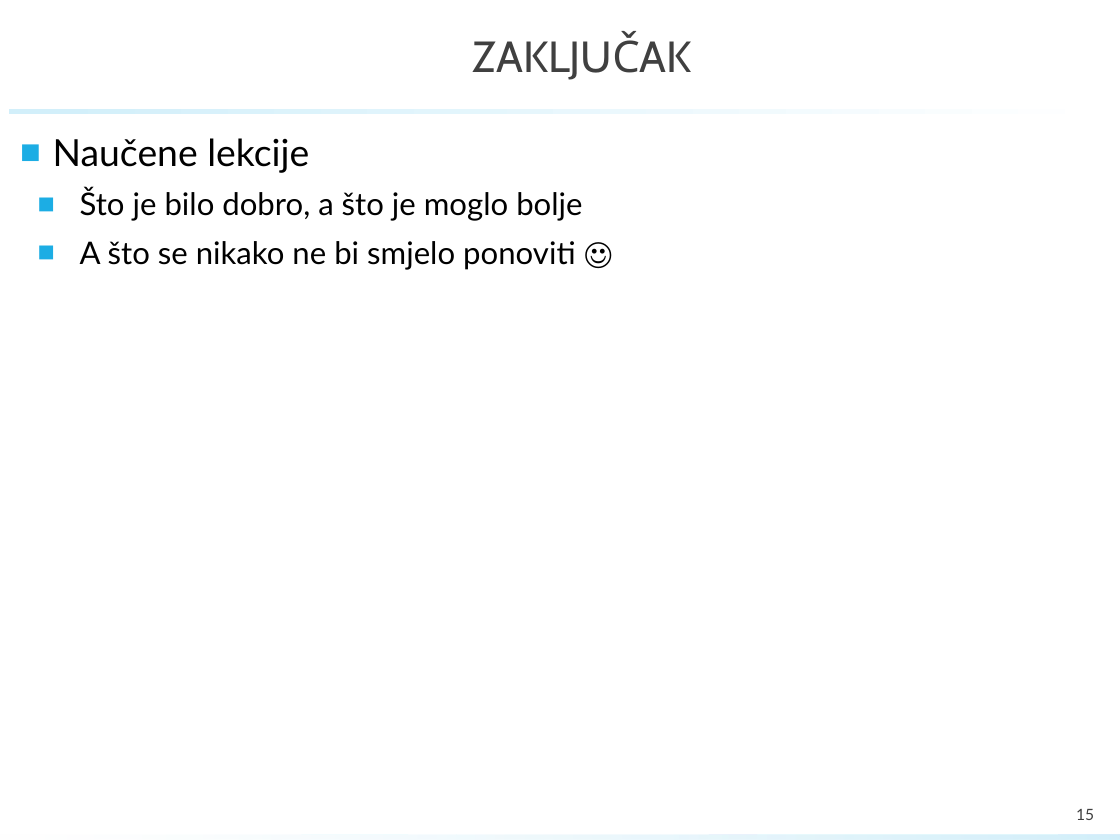
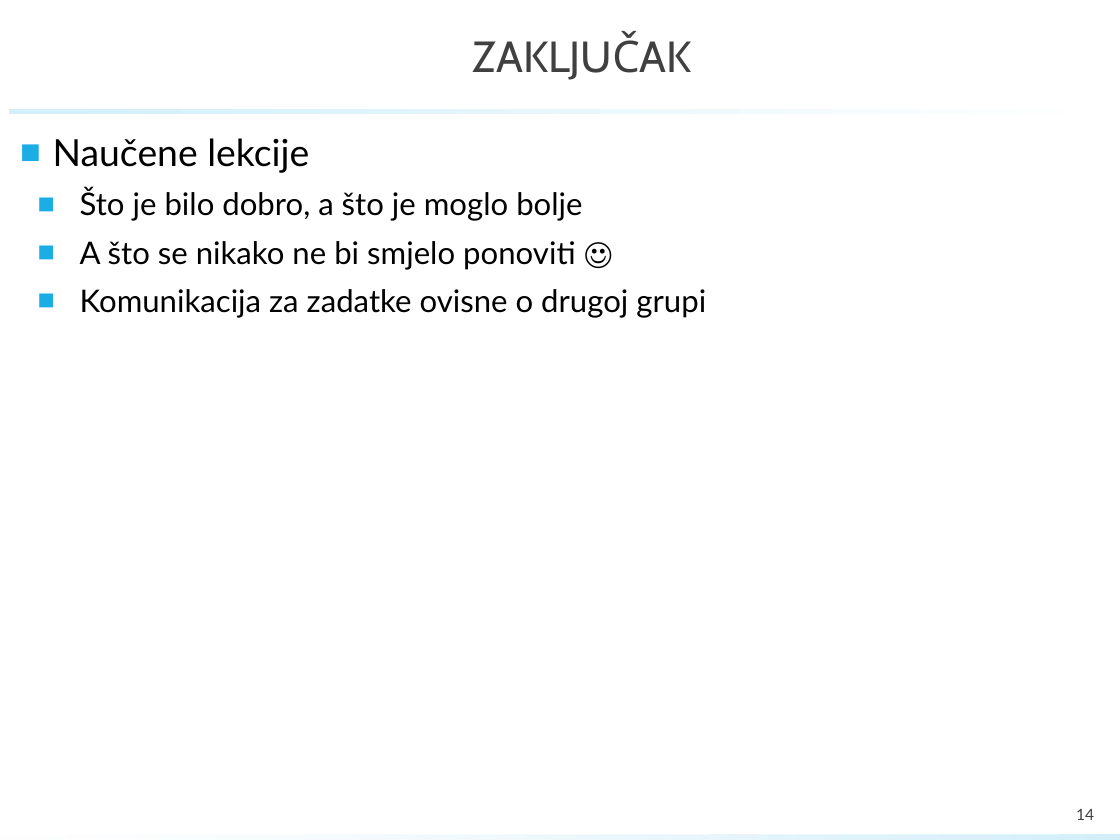
Before and after one commit to GolubIvan/Programsko-inzenjerstvo, a slide deck: slide 14 of PROINZ_TG11_4_eZgrada.pptx (slide 15 before the commit). Drawn at 1120x840 pixels with LibreOffice and Linux fonts; fonts in the diff are those of the drawing; background and template pictures are left out. Boxes give left, top, right and bottom in pixels: in the first picture for what was removed or moved away, otherwise in the second. Text is boxed around its words. In the diff, an @@ line names an element or a change of style, - is before the commit and + after.

```diff
--- a/PROINZ_TG11_4_eZgrada.pptx
+++ b/PROINZ_TG11_4_eZgrada.pptx
@@ text at [80,289,706,318]: paragraph added @@
+  ■ Komunikacija za zadatke ovisne o drugoj grupi
@@ page number at [1076,809,1094,820]: text changed @@
-15
+14
```
Also in this commit, not shown: 6 other slides changed, 1 slide removed, 2 other files.
